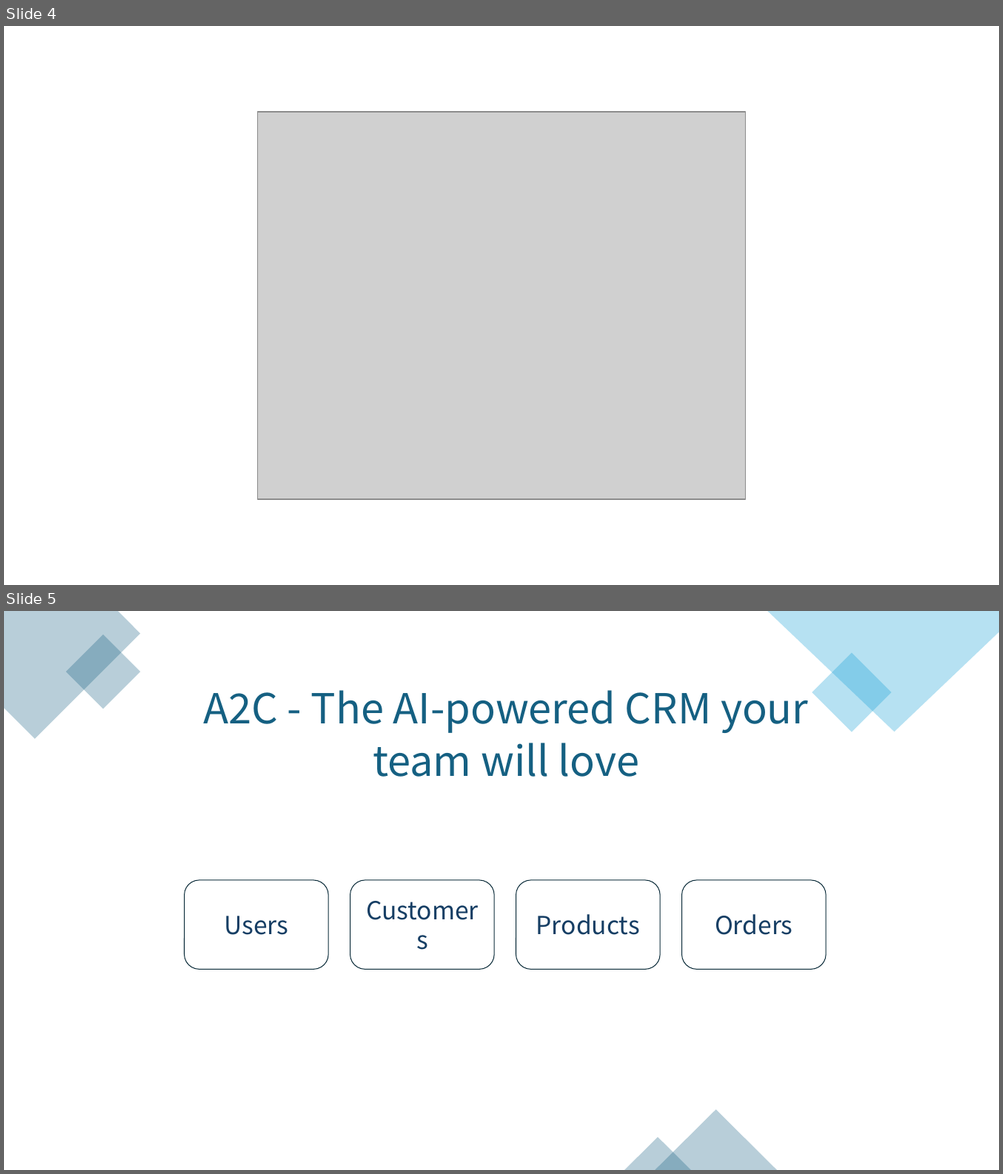
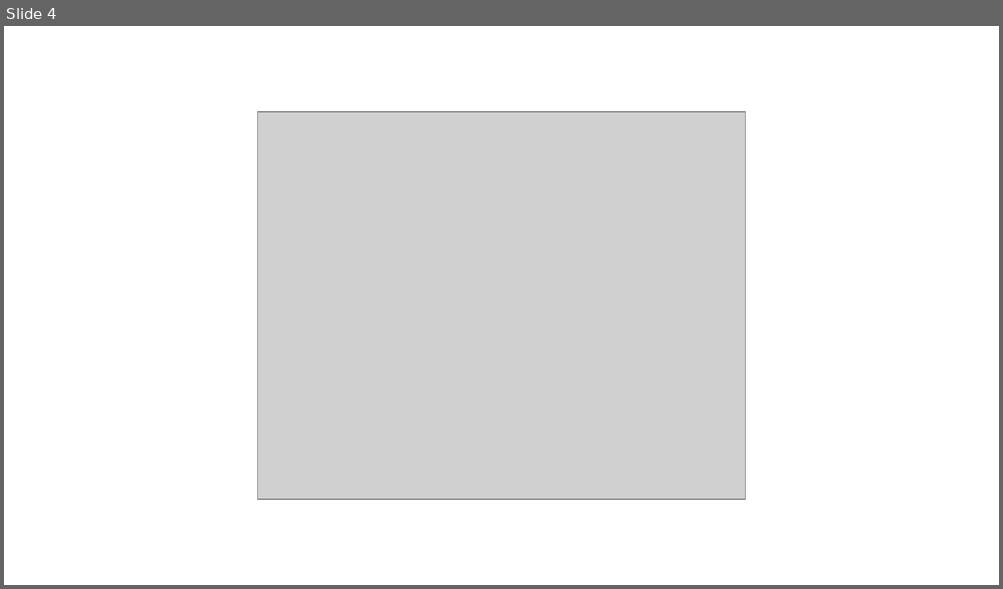
Before and after one commit to triniti1/A2C, a slide deck: Documentations/SysArchitecture.pptx. Shown one above the other, each under a label of ours: slides 4 and 5 before the commit, slide 4 after it. The pictures are 1003x1174 and 1003x589 pixels, drawn with LibreOffice and Linux fonts; fonts in the diff are those of the drawing; grey boxes stand for pictures. Boxes give left, top, right and bottom in pixels: in the first picture for what was removed or moved away, otherwise in the second. Text is boxed around its words. In the diff, an @@ line names an element or a change of style, - is before the commit and + after.

```diff
--- a/Documentations/SysArchitecture.pptx
+++ b/Documentations/SysArchitecture.pptx
@@ slide 5 removed at <box>4,611,999,1170</box>, background #FFFFFF @@
@@ freeform shape removed at <box>4,611,141,739</box> @@
@@ freeform shape removed at <box>767,611,999,732</box> @@
@@ rectangle removed at <box>66,635,141,709</box> @@
@@ rectangle removed at <box>811,653,891,732</box> @@
@@ text removed at <box>204,690,808,777</box> @@
-A2C - The AI-powered CRM your
-team will love
@@ rounded rectangle removed at <box>185,880,329,969</box> @@
-Users
@@ rounded rectangle removed at <box>350,880,494,969</box> @@
-Customers
@@ rounded rectangle removed at <box>516,880,660,969</box> @@
-Products
@@ rounded rectangle removed at <box>681,880,825,969</box> @@
-Orders
@@ triangle removed at <box>654,1111,777,1170</box> @@
@@ triangle removed at <box>625,1138,691,1170</box> @@
```
Also in this commit, not shown: 2 slides added, 1 other slide removed, 5 other files.
